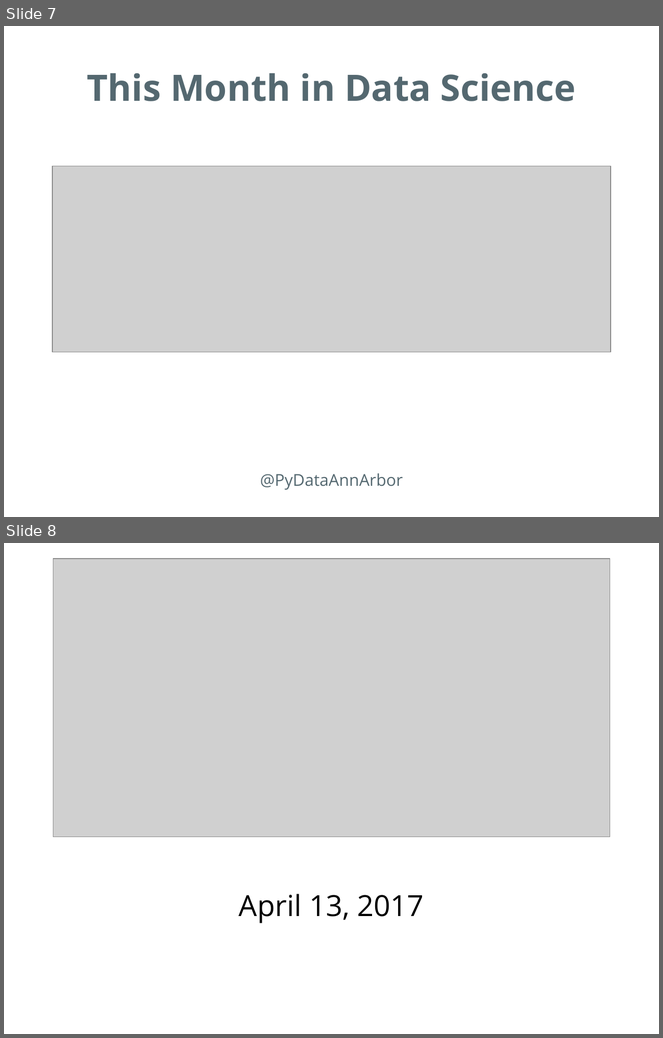
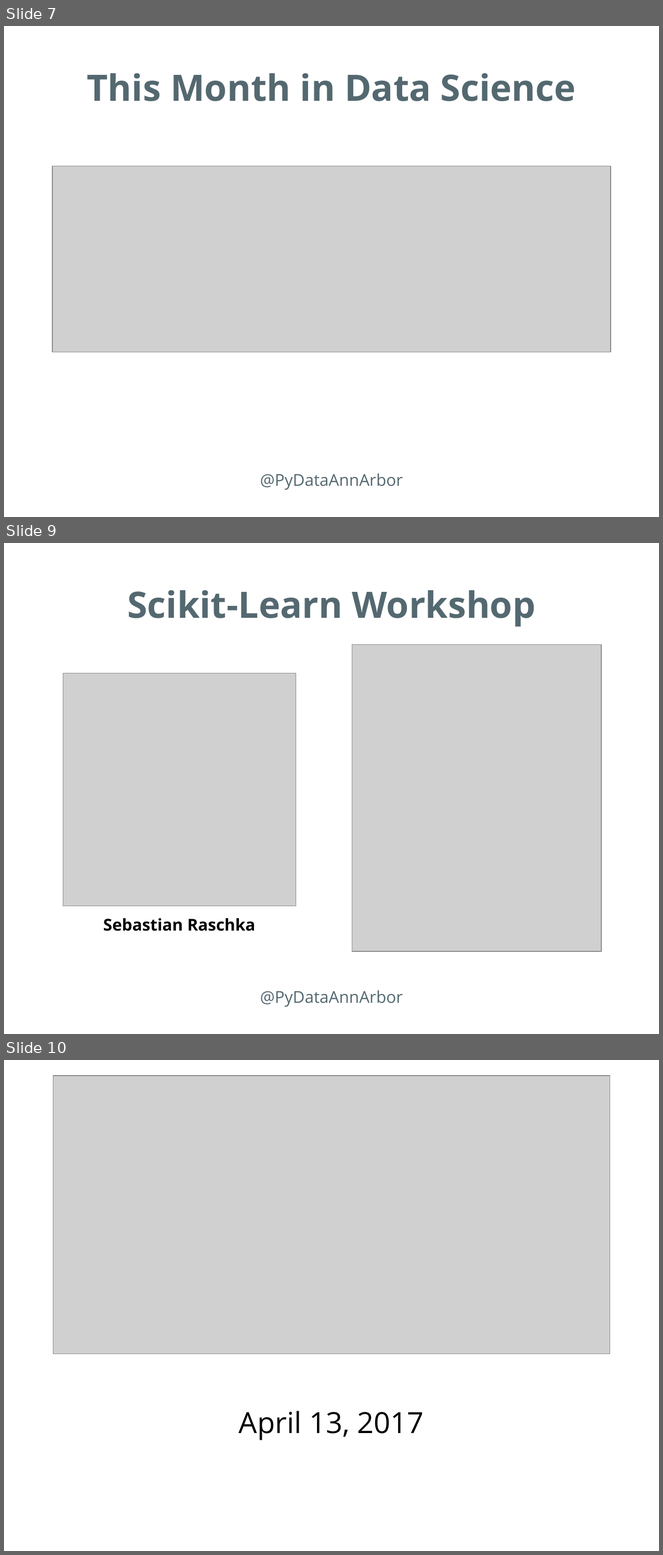
Before and after one commit to PyDataAnnArbor/Meetup, a slide deck: talks/20170413/20170413-PyDataIntro.pptx. Shown one above the other, each under a label of ours: slides 7 and 8 before the commit, slides 7, 9 and 10 after it; the slides between them are not shown. The pictures are 663x1038 and 663x1555 pixels, drawn with LibreOffice and Linux fonts; fonts in the diff are those of the drawing; grey boxes stand for pictures; background and template pictures are left out. Boxes give left, top, right and bottom in pixels: in the first picture for what was removed or moved away, otherwise in the second. Text is boxed around its words. In the diff, an @@ line names an element or a change of style, - is before the commit and + after.

Commit message:
Added slides on OReilly books, Sklearn workshop

```diff
--- a/talks/20170413/20170413-PyDataIntro.pptx
+++ b/talks/20170413/20170413-PyDataIntro.pptx
@@ slide 9 added at <box>4,543,659,1034</box>, background #FFFFFF; not listed: 1 template element that a slide beside it also shows @@
@@ title added at <box>127,590,536,627</box>, 40 pt, text #546870, bold @@
+Scikit-Learn Workshop
@@ picture added at <box>352,644,601,952</box> @@
@@ picture added at <box>63,674,296,906</box> @@
@@ text added at <box>103,918,256,931</box>, 18 pt, text #000000, bold @@
+Sebastian Raschka
@@ what was slide 8 is now slide 10 @@
```
Also in this commit, not shown: 1 other slide added, 1 other file.
